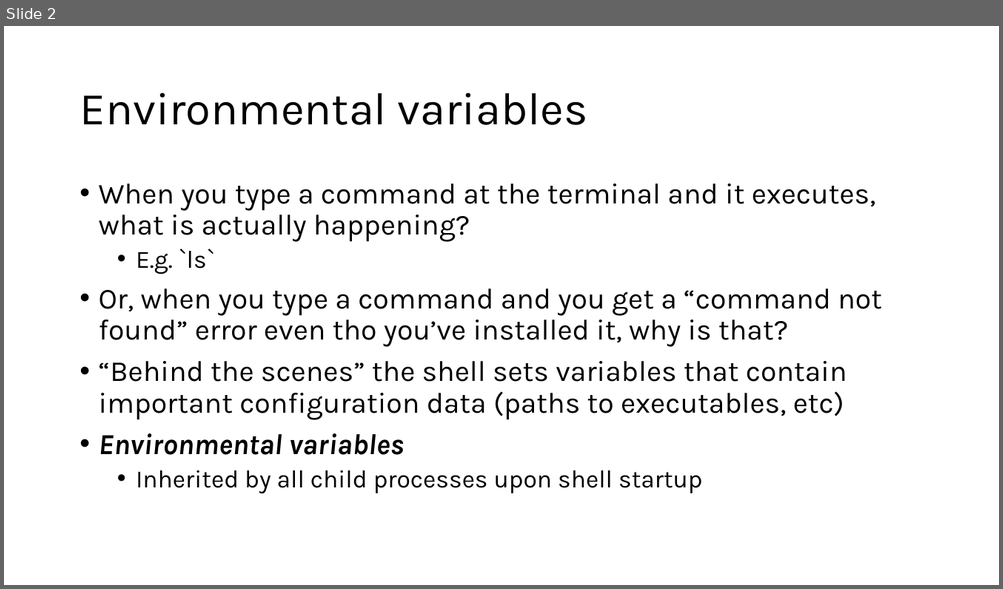
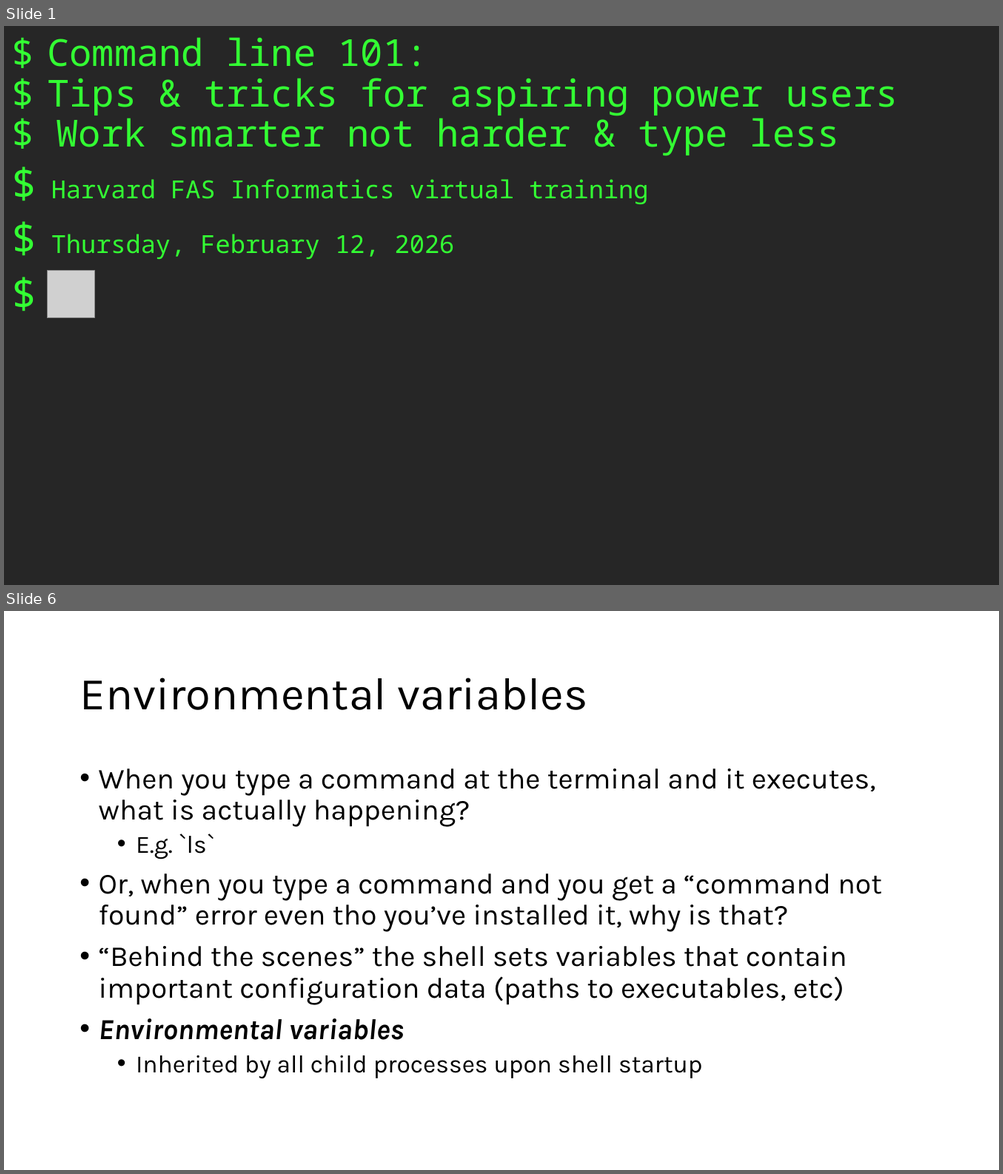
Before and after one commit to harvardinformatics/short-trainings, a slide deck: cmd-line-101/cmdline_tips_draft.pptx. Shown one above the other, each under a label of ours: slide 2 before the commit, slides 1 and 6 after it; the slides between them are not shown. The pictures are 1003x589 and 1003x1174 pixels, drawn with LibreOffice and Linux fonts; fonts in the diff are those of the drawing; grey boxes stand for pictures. Boxes give left, top, right and bottom in pixels: in the first picture for what was removed or moved away, otherwise in the second. Text is boxed around its words. In the diff, an @@ line names an element or a change of style, - is before the commit and + after.

Commit message:
small update cmdline tips

```diff
--- a/cmd-line-101/cmdline_tips_draft.pptx
+++ b/cmd-line-101/cmdline_tips_draft.pptx
@@ slide 1 added at (4,26,999,585), background #FFFFFF @@
@@ rectangle added at (4,26,999,585), fill #262626 @@
@@ title added at (47,37,897,156), 36 pt, text #33FF33 @@
+$ Command line 101:
+$ Tips & tricks for aspiring power users
+$ Work smarter not harder & type less
@@ subtitle added at (51,179,648,260), 24 pt, text #33FF33 @@
+$ Harvard FAS Informatics virtual training
+$ Thursday, February 12, 2026
+$
@@ picture added at (47,271,95,318) @@
@@ what was slide 2 is now slide 6 @@
```
Also in this commit, not shown: 4 other slides added, 1 slide removed.
